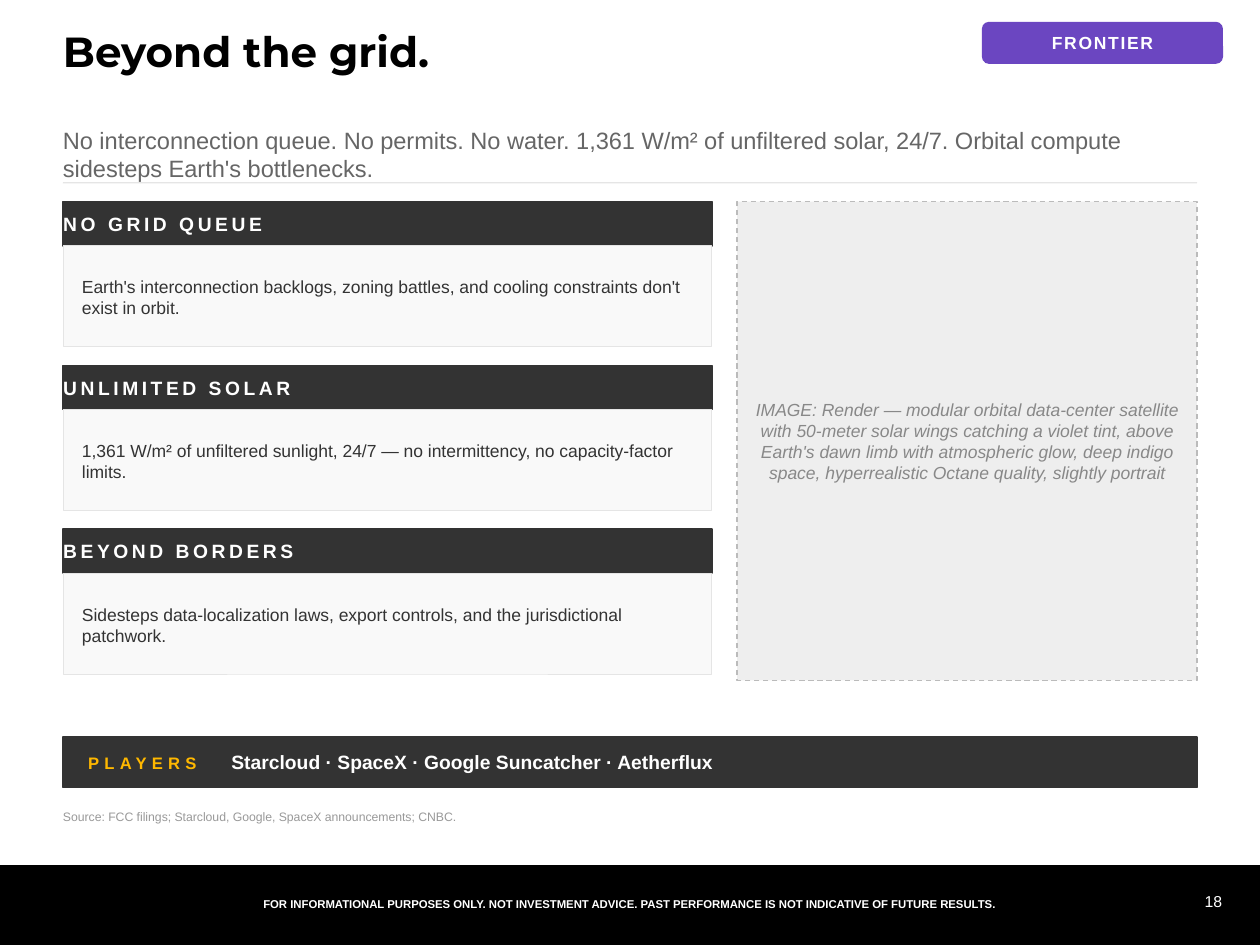
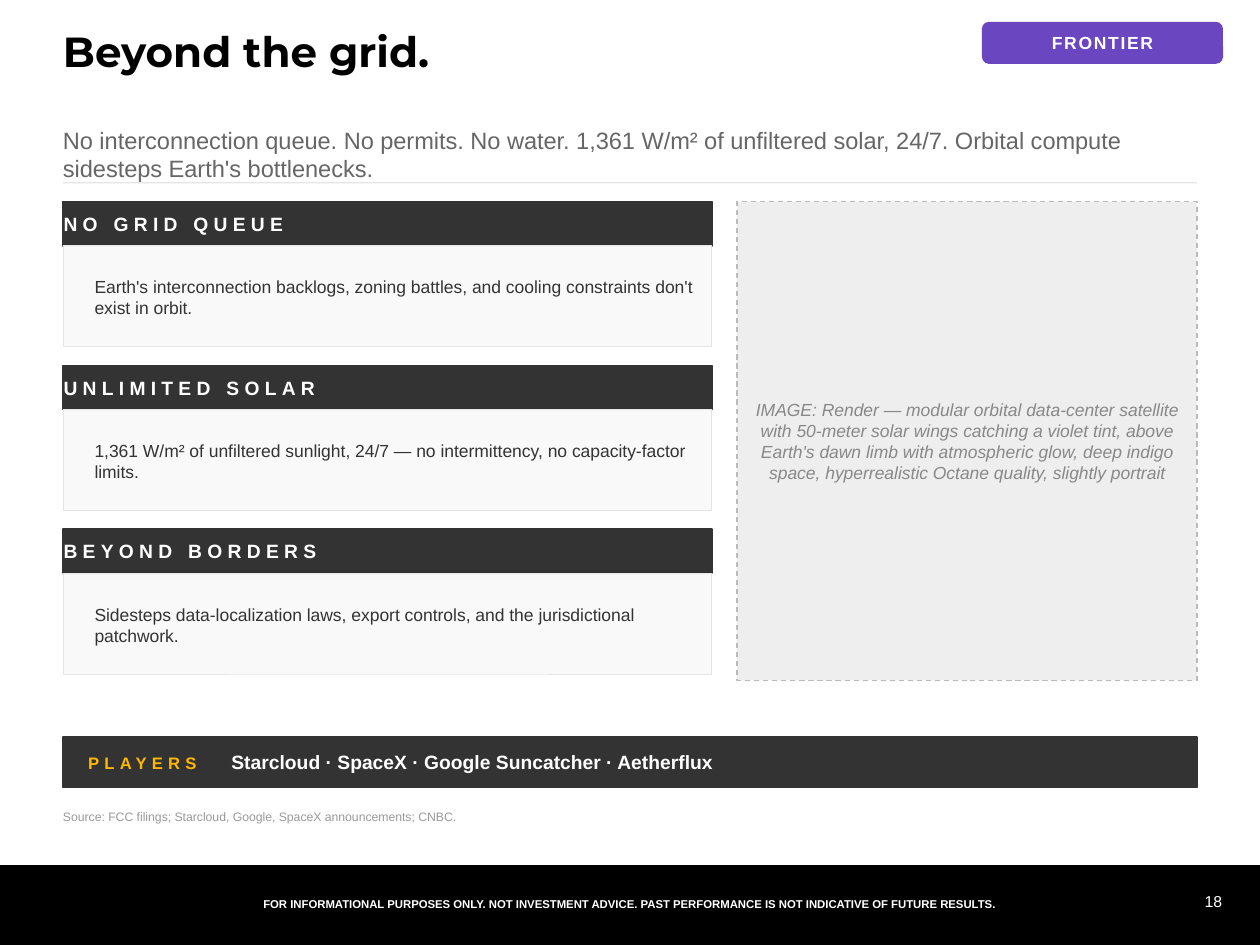
Before and after one commit to samuelcmcclellan-cell/ai-markets-deck, a slide deck: slide 18 of ai-markets-deck.pptx. Drawn at 1260x945 pixels with LibreOffice and Linux fonts; fonts in the diff are those of the drawing. Boxes give left, top, right and bottom in pixels: in the first picture for what was removed or moved away, otherwise in the second. Text is boxed around its words. In the diff, an @@ line names an element or a change of style, - is before the commit and + after.

```diff
--- a/ai-markets-deck.pptx
+++ b/ai-markets-deck.pptx
@@ text "Earth's interconnection backlogs, zoning battles, ...": place and size @@
-text "Earth's interconnection backlogs, zoning battles, ..." at [82,280,680,314]
+text "Earth's interconnection backlogs, zoning battles, ..." at [94,280,692,314]
@@ text "1,361 W/m² of unfiltered sunlight, ...": place and size @@
-text "1,361 W/m² of unfiltered sunlight, ..." at [82,444,672,478]
+text "1,361 W/m² of unfiltered sunlight, ..." at [94,444,685,478]
@@ letter spacing 2 to 3 pt in 3 elements at [64,217,283,235], [64,381,314,395], [64,544,316,558] @@
@@ text "Sidesteps data-localization laws, export controls, ...": place and size @@
-text "Sidesteps data-localization laws, export controls, ..." at [82,608,622,646]
+text "Sidesteps data-localization laws, export controls, ..." at [94,608,635,646]
```
Also in this commit, not shown: 1 other slide changed, 3 other files.
